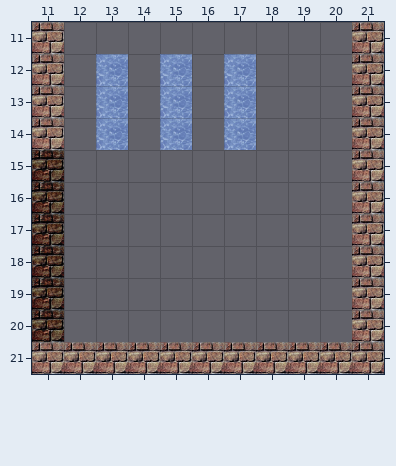
Two states of a Tiled map, Clockwise/assets/bottom-right.tmx. Above is the file before it was changed.
Cells are 32x32 px. Shown: x 11..21, y 11..21.
Once edited:
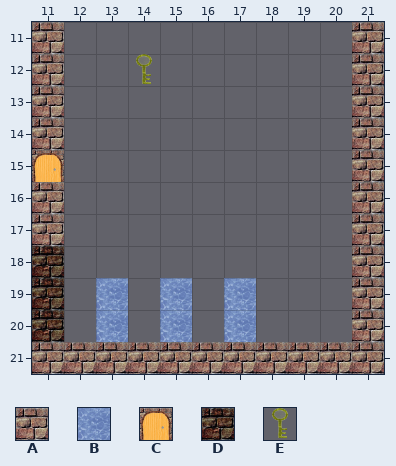
Key: from "tiles": A 0, B 1, C 2, D 4, E 9.
_ is an empty cell.
Diff:
{"where": "layer \"Tile Layer 1\""}
{"y":12,"x":13,"old":"B_B","new":"_E_"}
{"y":12,"x":17,"old":"B","new":"_"}
{"y":13,"x":13,"old":"B","new":"_"}
{"y":13,"x":15,"old":"B","new":"_"}
{"y":13,"x":17,"old":"B","new":"_"}
{"y":14,"x":13,"old":"B","new":"_"}
{"y":14,"x":15,"old":"B","new":"_"}
{"y":14,"x":17,"old":"B","new":"_"}
{"y":15,"x":11,"old":"D","new":"C"}
{"y":16,"x":11,"old":"D","new":"A"}
{"y":17,"x":11,"old":"D","new":"A"}
{"y":19,"x":13,"old":"_","new":"B"}
{"y":19,"x":15,"old":"_","new":"B"}
{"y":19,"x":17,"old":"_","new":"B"}
{"y":20,"x":13,"old":"_","new":"B"}
{"y":20,"x":15,"old":"_","new":"B"}
{"y":20,"x":17,"old":"_","new":"B"}
